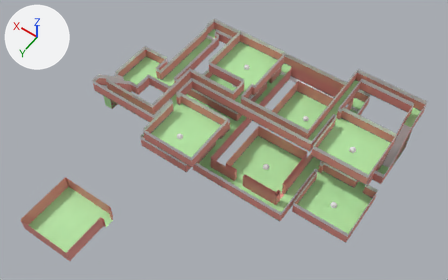
What one commit did to the Blender file assets/environment/level_one.blend.
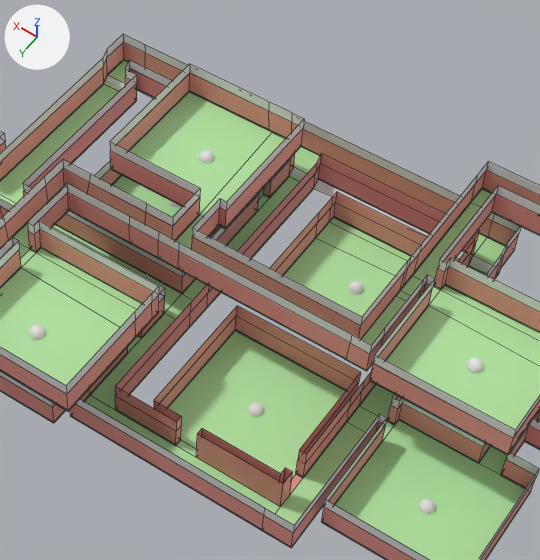
The first picture shows the older version from a camera (50 mm lens) standing at (-21.4, 66.7, 79.0) and looking at (12.4, 19.3, 4.5). The close-ups show both versions on the part from 37% to 84% of the width and 2% to 81% of the height of that picture. The lights are fixed; the arrows at upper left show +X, +Y and +Z. The close-ups show mesh edges as thin lines.

The first close-up shows 'floor-col'.
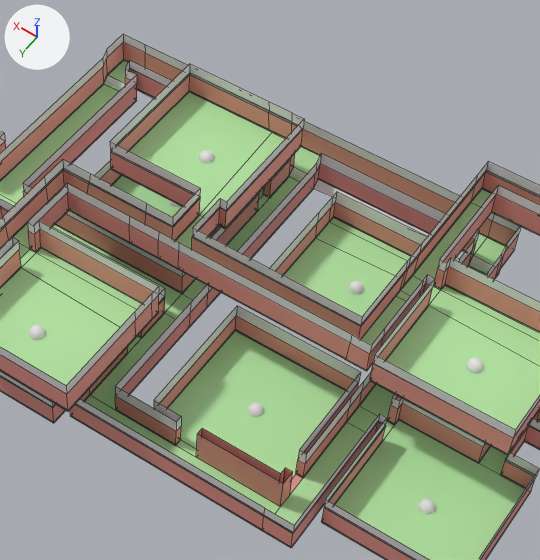
Where the change shows, as pixel boxes (x1, y1, x2, y2) in the close-ups (540 x 560 px):
```json
{"part": 1, "of": "me_plane", "change": "built on", "before": [0, 73, 540, 560], "after": [0, 73, 540, 560]}
{"part": 2, "of": "me_plane", "change": "recoloured", "before": [17, 83, 538, 501], "after": [0, 77, 534, 501]}
{"part": 3, "of": "me_plane", "change": "recoloured", "before": [115, 154, 479, 463], "after": [115, 154, 479, 463]}
```

Scene script edits in JSON lines:
```json
{"block": "me_plane", "where": "# used by ob_floor_col; location = (0.0, 0.0, 0.0)"}
{"op": "remove", "block": "me_plane", "code": "me_plane.from_pydata(...)  # 1253 vertices, 1153 faces; spans x -10.5..37.0, y -3.5..26.5, z 0.0..7.5"}
{"op": "add", "block": "me_plane", "code": "me_plane.from_pydata(...)  # 1307 vertices, 1207 faces; spans x -10.5..37.0, y -3.5..26.5, z 0.0..7.5"}
{"block": "me_plane", "change": "me_plane part 1"}
{"block": "me_plane", "change": "54 faces are deleted"}
{"block": "me_plane", "change": "54 vertices are added at x -10.5..33.5, y -3.0..25.0, z 1.6..6.6"}
{"block": "me_plane", "change": "54 new faces join them, mat_baseboard (grey #82888d)"}
{"block": "me_plane", "change": "54 new faces join them, mat_walls (pink #e7978d)"}
{"block": "me_plane", "change": "me_plane part 2: 54 faces spanning x -10.5..33.5, y -3.0..25.0, z 1.7..6.7 switch from mat_walls (pink #e7978d) to mat_baseboard (grey #82888d)"}
{"block": "me_plane", "change": "me_plane part 3: 27 faces spanning x 1.0..13.0, y -1.5..22.0, z 1.5..3.0 switch from mat_walls (pink #e7978d) to mat_wall_top (white #e7e7e7)"}
```
